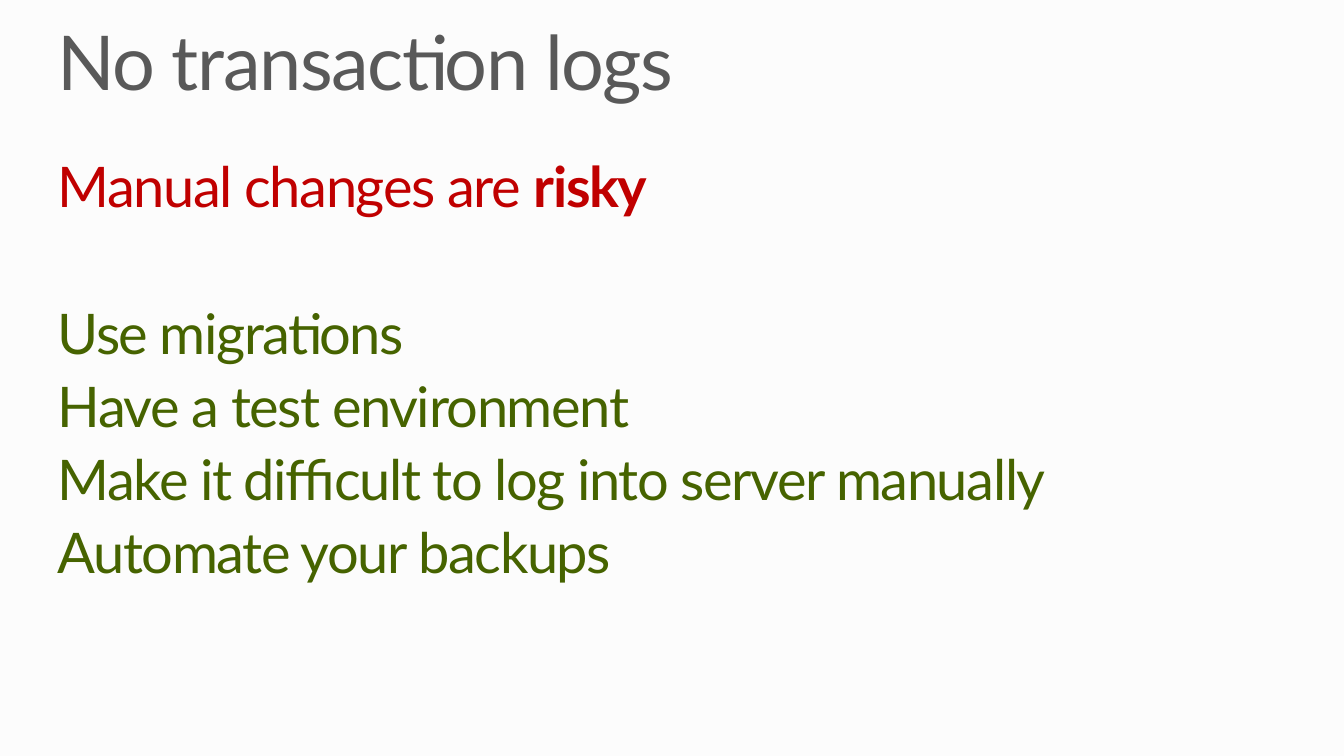
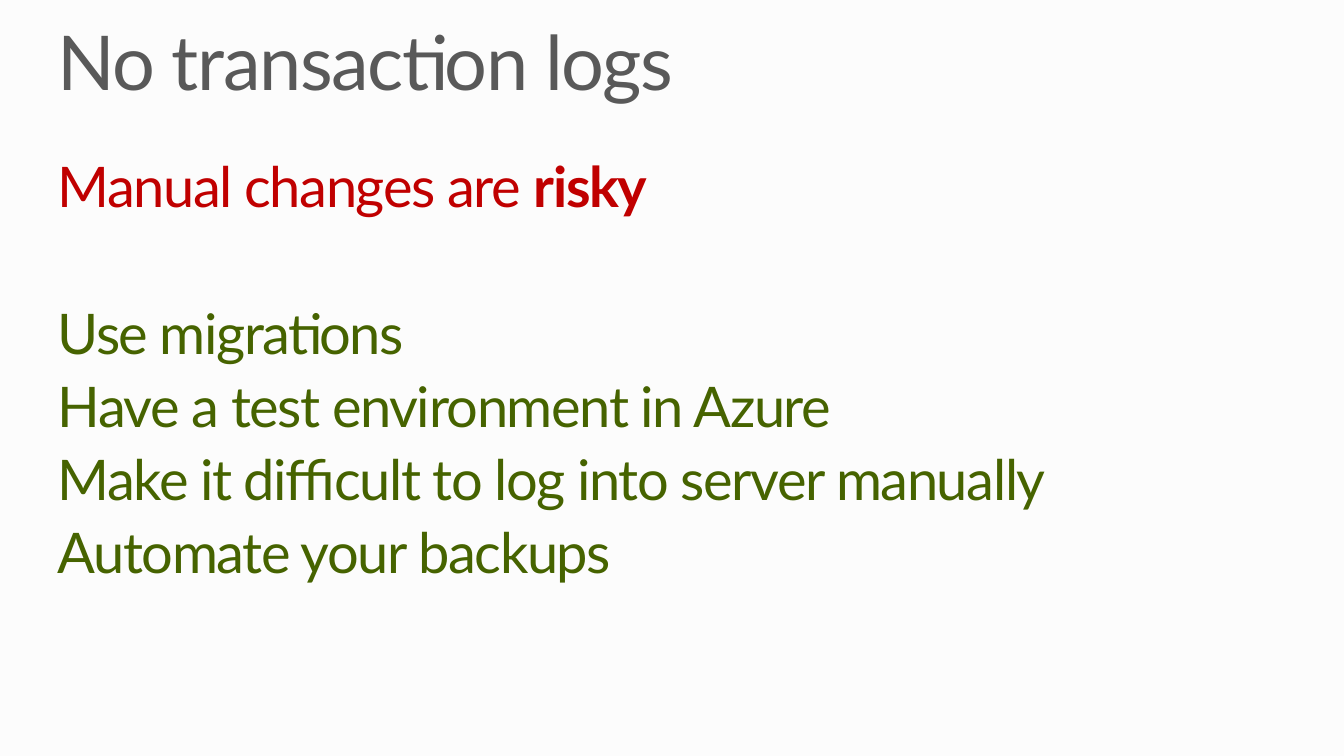
Before and after one commit to robdmoore/SQLAzureTransientDemo, a slide deck: slide 26 of Presentation.pptx. Drawn at 1344x756 pixels with LibreOffice and Linux fonts; fonts in the diff are those of the drawing; background and template pictures are left out. Boxes give left, top, right and bottom in pixels: in the first picture for what was removed or moved away, otherwise in the second. Text is boxed around its words. In the diff, an @@ line names an element or a change of style, - is before the commit and + after.

```diff
--- a/Presentation.pptx
+++ b/Presentation.pptx
@@ text at [58, 386, 832, 428]: text changed @@
-Have a test environment
+Have a test environment in Azure
```
Also in this commit, not shown: 2 other slides changed.
